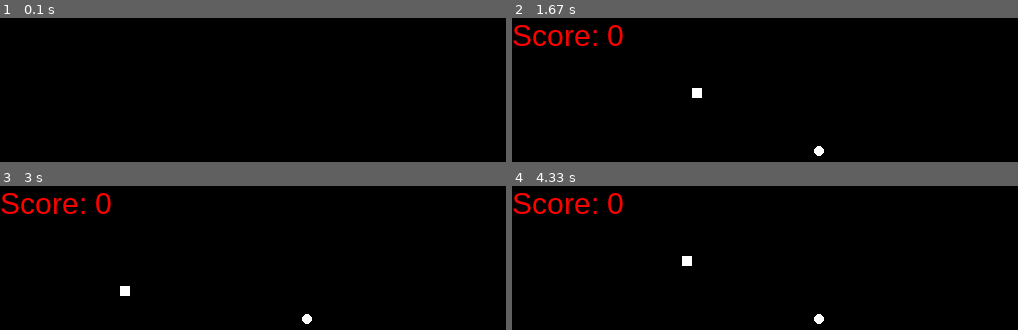
Above: before the commit, frames 1-4 (two rows, left to right).
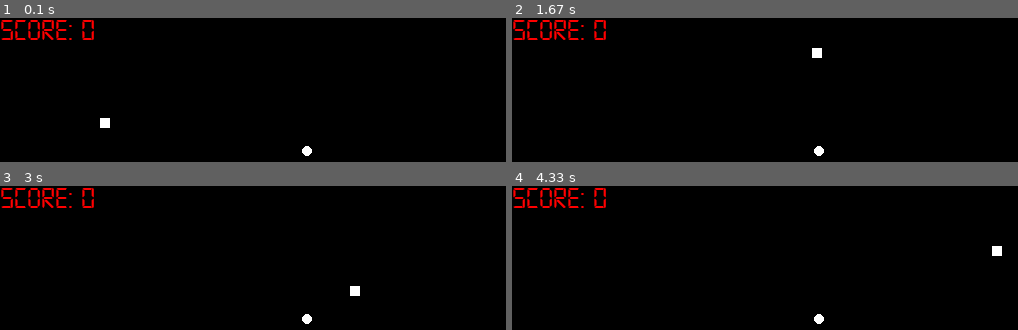
Above: after the commit, the same moments.

Repository: dr3al/PyGame_3_games
Game: pygame game, started from snake/snake.py
Same seed, same stepped clock (60 frames per second), same inputs: the game is played once before the commit and once after it.
Inputs:
- Up to frame 1 (0.1 s): no input
- Up to frame 2 (1.67 s): hold Right 0.33-0.8 s; hold Up 0.83-1.13 s; hold Right 1.17-1.63 s
- Up to frame 3 (3 s): hold Left 1.67-2.2 s; hold Down 2.23-2.53 s; hold Left 2.57-2.97 s
- Up to frame 4 (4.33 s): hold Up 3-3.37 s; hold Right 3.4-4.03 s; hold Down from 4.07 s (still down)

The runs differ from the first frame. In frame 1, 1.2% of the frame differs, in the area x 0-62%, y 1-96%; in frame 2, 2.1%, in the area x 0-62%, y 1-56%; in frame 3, 2.1%; in frame 4, 2.1%.

Commit message:
finished "wolf" and "snake"

Diff:
--- a/snake/snake.py
+++ b/snake/snake.py
@@ -4,11 +4,13 @@
 SCREEN_RES = (600, 600)
 
 pygame.init()
+
 game = pygame.display.set_mode(SCREEN_RES)
-pygame.display.set_caption("Змейка")
+pygame.display.set_caption("Snake")
 clock = pygame.time.Clock()
-
-font = pygame.font.SysFont("Arial", 30)
+BITE = pygame.mixer.Sound("Bite.wav")
+FONT_SCORE = pygame.font.Font("font.ttf", 30)
+FONT_MESSAGE = pygame.font.Font("font.ttf", 50)
 
 
 class Snake:
@@ -23,51 +25,54 @@
         self.size = 10
         self.score = 0
 
-    def getSnake(self):
+    def get_snake(self):
         for pos in self.snake:
             pygame.draw.rect(game, (255, 255, 255), (pos[0], pos[1], self.size, self.size))
 
-    def getScore(self):
-        text = font.render(f"Score: {self.score}", True, (255, 0, 0))
+    def get_score(self):
+        text = FONT_SCORE.render(f"Score: {self.score}", True, (255, 0, 0))
         game.blit(text, (0, 0))
 
-    def setSpeed(self, key):
-        if key == pygame.K_UP:
+    def set_speed(self, key):
+        if key == pygame.K_UP and self.changeY == 0:
             self.changeX = 0
             self.changeY = -self.speed
-        elif key == pygame.K_DOWN:
+        elif key == pygame.K_DOWN and self.changeY == 0:
             self.changeX = 0
             self.changeY = self.speed
-        elif key == pygame.K_LEFT:
+        elif key == pygame.K_LEFT and self.changeX == 0:
             self.changeX = -self.speed
             self.changeY = 0
-        elif key == pygame.K_RIGHT:
+        elif key == pygame.K_RIGHT and self.changeX == 0:
             self.changeX = self.speed
             self.changeY = 0
 
     def step(self):
-        self.snake.append([self.snake[-1][0] + self.changeX, self.snake[-1][1] + self.changeY])
-        self.snake.pop(0)
-        self.snakeX = [i[0] for i in self.snake]
-        self.snakeY = [i[1] for i in self.snake]
-        self.checkFood(food)
+        global frame
+        if frame == 3:
+            self.snake.append([self.snake[-1][0] + self.changeX, self.snake[-1][1] + self.changeY])
+            self.snake.pop(0)
+            self.snakeX = [i[0] for i in self.snake]
+            self.snakeY = [i[1] for i in self.snake]
+            self.check_food()
+            frame = 0
+        frame += 1
 
-    def checkFood(self, food):
-        if (food.x - food.radius <= self.snake[-1][0] <= food.x + food.radius and\
+    def check_food(self):
+        if (food.x - food.radius <= self.snake[-1][0] <= food.x + food.radius and
                 food.y - food.radius <= self.snake[-1][1] <= food.y + food.radius) or \
-            (food.x - food.radius <= self.snake[-1][0] + self.size <= food.x + food.radius and\
-             food.y - food.radius <= self.snake[-1][1] + self.size <= food.y + food.radius):
-            food.newPosition(self)
+            (food.x - food.radius <= self.snake[-1][0] + self.size <= food.x + food.radius and
+                food.y - food.radius <= self.snake[-1][1] + self.size <= food.y + food.radius):
+            food.new_position()
             self.snake.append(self.snake[-1])
             self.score += 1
+            BITE.play()
             self.step()
 
-    def checkCrash(self):
+    def check_crash(self):
         if not (0 <= self.snake[-1][0] <= SCREEN_RES[0] and 0 <= self.snake[-1][1] <= SCREEN_RES[1]):
-            print(1)
             return 1
         elif self.snake.count(self.snake[-1]) > 1:
-            print(2)
             return 1
         else:
             return 0
@@ -79,37 +84,53 @@
         self.y = randint(0, SCREEN_RES[1])
         self.radius = 5
 
-    def newPosition(self, snake):
-        self.x = randint(0, SCREEN_RES[0])
-        self.y = randint(0, SCREEN_RES[1])
+    def new_position(self):
+        self.x = randint(self.radius, SCREEN_RES[0]-self.radius*2)
+        self.y = randint(self.radius, SCREEN_RES[1]-self.radius*2)
         while self.x in snake.snakeX and self.y in snake.snakeY:
-            self.x = randint(0, SCREEN_RES[0])
-            self.y = randint(0, SCREEN_RES[1])
+            self.x = randint(self.radius, SCREEN_RES[0]-self.radius*2)
+            self.y = randint(self.radius, SCREEN_RES[1]-self.radius*2)
 
-    def getFood(self):
+    def get_food(self):
         pygame.draw.circle(game, (255, 255, 255), (self.x, self.y), self.radius)
+
+
+def get_message(message):
+    text = FONT_MESSAGE.render(message, True, (255, 0, 0))
+    game.blit(text, (200, 250))
 
 
 snake = Snake()
 food = Food()
 running = True
+lose = False
+frame = 0
 
 while running:
+
+    if lose:
+        pygame.time.wait(3000)
+        running = False
+
     game.fill((0, 0, 0))
-    food.getFood()
-    snake.getSnake()
-    snake.getScore()
+    food.get_food()
+    snake.get_snake()
+    snake.get_score()
+    snake.step()
 
     for event in pygame.event.get():
         if event.type == pygame.QUIT:
             running = False
 
         elif event.type == pygame.KEYDOWN:
-            snake.setSpeed(event.key)
+            snake.set_speed(event.key)
+            snake.step()
+            continue
 
-    snake.step()
-    if snake.checkCrash():
-        running = False
-    clock.tick(snake.speed)
+    if snake.check_crash():
+        get_message("Game over")
+        lose = True
+
+    clock.tick(60)
 
     pygame.display.update()
--- /dev/null
+++ b/wolf/main.py
@@ -0,0 +1,165 @@
+import pygame
+from random import randint
+
+SCREEN_RES = (540, 335)
+
+pygame.init()
+
+BACKGROUND = pygame.image.load('background.png')
+EGG = pygame.image.load("egg.png")
+LIFE = pygame.image.load("life.png")
+LT = pygame.image.load("LT.png")
+LB = pygame.image.load("LB.png")
+RT = pygame.image.load("RT.png")
+RB = pygame.image.load("RB.png")
+FONT = pygame.font.Font("font.ttf", 30)
+COLLECT = pygame.mixer.Sound("Collect.wav")
+OOPS = pygame.mixer.Sound("Oops.wav")
+
+game = pygame.display.set_mode(SCREEN_RES)
+pygame.display.set_caption("Wolf")
+clock = pygame.time.Clock()
+
+
+class Wolf:
+    def __init__(self):
+        self.x = 270
+        self.y = 126
+        self.view = RT
+        self.score = 0
+        self.lives = 3
+        self.lives_pos = [(121, 28), (173, 28), (225, 28)]
+
+    def changePos(self, key):
+        if key == pygame.K_LEFT:
+            self.x = 112
+            self.y = 128
+            if self.view == RT:
+                self.view = LT
+            elif self.view == RB:
+                self.view = LB
+
+        elif key == pygame.K_RIGHT:
+            self.x = 270
+            self.y = 126
+            if self.view == LT:
+                self.view = RT
+            elif self.view == LB:
+                self.view = RB
+
+        elif key == pygame.K_UP:
+            if self.view == LB:
+                self.x = 112
+                self.y = 128
+                self.view = LT
+            elif self.view == RB:
+                self.x = 270
+                self.y = 126
+                self.view = RT
+
+        elif key == pygame.K_DOWN:
+            if self.view == LT:
+                self.x = 112
+                self.y = 128
+                self.view = LB
+            elif self.view == RT:
+                self.x = 270
+                self.y = 128
+                self.view = RB
+
+    def getWolf(self):
+        global lose
+
+        game.blit(self.view, (self.x, self.y))
+
+        score = FONT.render(str(self.score), True, (255, 0, 0))
+        game.blit(score, (390, 50))
+
+        match self.lives:
+            case 2:
+                game.blit(LIFE, self.lives_pos[0])
+            case 1:
+                game.blit(LIFE, self.lives_pos[0])
+                game.blit(LIFE, self.lives_pos[1])
+            case 0:
+                game.blit(LIFE, self.lives_pos[0])
+                game.blit(LIFE, self.lives_pos[1])
+                game.blit(LIFE, self.lives_pos[2])
+                show_message("Game over!")
+                lose = True
+
+
+class Egg:
+    def __init__(self):
+        self.eggs = ["RB0"]
+        self.pos = {"LT0": (34, 106), "LT1": (52, 117), "LT2": (70, 128), "LT3": (88, 139), "LT4": (112, 150),
+                    "LB0": (34, 188), "LB1": (52, 199), "LB2": (70, 210), "LB3": (88, 221), "LB4": (106, 232),
+                    "RT0": (492, 106), "RT1": (474, 117), "RT2": (456, 128), "RT3": (438, 139), "RT4": (420, 150),
+                    "RB0": (492, 191), "RB1": (474, 202), "RB2": (456, 212), "RB3": (438, 224), "RB4": (420, 235)}
+
+    def move(self):
+        global frame
+        if frame == 40:
+            if len(self.eggs) == 5:
+                if (self.eggs[0][0:2] == "LT" and wolf.view == LT) or (self.eggs[0][0:2] == "RT" and wolf.view == RT) or\
+                        (self.eggs[0][0:2] == "LB" and wolf.view == LB) or (self.eggs[0][0:2] == "RB" and wolf.view == RB):
+                    wolf.score += 1
+                    COLLECT.play()
+                else:
+                    wolf.lives -= 1
+                    OOPS.play()
+
+                self.eggs.pop(0)
+
+            self.eggs = [i[0:2]+str(int(i[2])+1) for i in self.eggs]
+            match randint(1, 4):
+                case 1:
+                    self.eggs.append("LT0")
+                case 2:
+                    self.eggs.append("LB0")
+                case 3:
+                    self.eggs.append("RT0")
+                case 4:
+                    self.eggs.append("RB0")
+
+            frame = 0
+
+        frame += 1
+
+    def getEggs(self):
+        for i in self.eggs:
+            game.blit(EGG, self.pos[i])
+
+
+def show_message(message):
+    text = FONT.render(message, True, (0, 0, 0))
+    game.blit(text, (128, 70))
+
+
+wolf = Wolf()
+egg = Egg()
+
+running = True
+lose = False
+frame = 0
+
+while running:
+    if lose:
+        pygame.time.wait(3000)
+        running = False
+
+    game.blit(BACKGROUND, (0, 0))
+    egg.getEggs()
+    wolf.getWolf()
+    egg.move()
+
+    for event in pygame.event.get():
+        if event.type == pygame.QUIT:
+            running = False
+
+        elif event.type == pygame.KEYDOWN:
+            wolf.changePos(event.key)
+
+    clock.tick(60)
+
+    pygame.display.update()
Binary file added: snake/font.ttf
Binary file added: wolf/LB.png
Binary file added: wolf/LT.png
Binary file added: wolf/RB.png
Binary file added: wolf/RT.png
Binary file added: wolf/background.png
Binary file added: wolf/egg.png
Binary file added: wolf/font.ttf
Binary file added: wolf/life.png
Not shown, added: snake/Bite.wav
Not shown, added: wolf/Collect.wav
Not shown, added: wolf/Oops.wav
